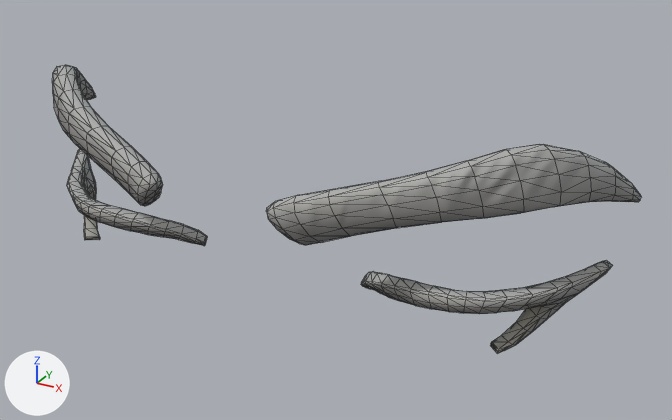
The glTF model assets/characters/hair/Eyebrows_Female.gltf: old version first, new version second.
One viewpoint serves both versions: a 50 mm camera at (0.088, -0.2061, 1.736) aimed at (0.0111, -0.0663, 1.6661). Lighting does not change. The marker at lower left points along +X, +Y and +Z. The picture after the commit comes second. Mesh edges are drawn as thin lines. Vertices at exactly the same position are counted once.

The older version as bpy lines, for what is in view:
```python
mat_mi_hair_2 = bpy.data.materials.new('MI_Hair_2')
mat_mi_hair_2.use_nodes = True; mat_mi_hair_2.node_tree.nodes.clear()
_N = mat_mi_hair_2.node_tree.nodes; _L = mat_mi_hair_2.node_tree.links
n0 = _N.new('ShaderNodeBsdfPrincipled'); n0.name = 'Principled BSDF'
n0.inputs[2].default_value = 0.712  # 'Roughness'
n1 = _N.new('ShaderNodeOutputMaterial'); n1.name = 'Material Output'
n2 = _N.new('ShaderNodeMix'); n2.name = 'Mix'
n2.data_type = 'RGBA'
n2.blend_type = 'MULTIPLY'
n2.inputs[0].default_value = 1.0  # 'Factor'
n3 = _N.new('ShaderNodeVertexColor'); n3.name = 'Color Attribute'
n4 = _N.new('ShaderNodeTexImage'); n4.name = 'Image Texture'
n4.image = img_t_hair_2_basecolor
n5 = _N.new('ShaderNodeNormalMap'); n5.name = 'Normal Map'
n5.uv_map = 'UVMap'
n6 = _N.new('ShaderNodeTexImage'); n6.name = 'Image Texture.001'
n6.image = img_t_hair_2_normal
_L.new(n0.outputs[0], n1.inputs[0])  # 'BSDF' to 'Surface'
_L.new(n2.outputs[2], n0.inputs[0])  # 'Result' to 'Base Color'
_L.new(n3.outputs[0], n2.inputs[7])  # 'Color' to 'B'
_L.new(n4.outputs[0], n2.inputs[6])  # 'Color' to 'A'
_L.new(n5.outputs[0], n0.inputs[5])  # 'Normal' to 'Normal'
_L.new(n6.outputs[0], n5.inputs[1])  # 'Color' to 'Color'
me_eyebrows_female = bpy.data.meshes.new('Eyebrows_Female')
me_eyebrows_female.from_pydata(...)  # 748 vertices, 1480 faces; spans x -0.063..0.063, y -0.0916..-0.0513, z 1.6493..1.6869
me_eyebrows_female.materials.append(mat_mi_hair_2)
ob_eyebrows_female = bpy.data.objects.new('Eyebrows_Female', me_eyebrows_female)
ob_eyebrows_female.location = (0.0, 0.0, 0.0)
```
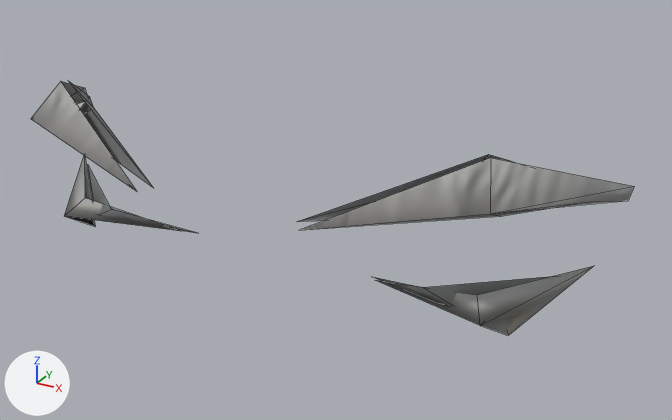
What differs and where, as boxes [x1, y1, x2, y2] in the pictures (672 x 420 px):
'Eyebrows_Female', recoloured, reshaped (12% shorter): before [52, 65, 642, 353]; after [31, 81, 634, 335]
part 1 of me_eyebrows_female, rebuilt (14% narrower, 26% shorter): before [361, 260, 613, 353]; after [376, 266, 593, 335]
part 2 of me_eyebrows_female, rebuilt (17% narrower, 22% shorter): before [67, 149, 207, 246]; after [64, 156, 180, 231]
part 3 of me_eyebrows_female, rebuilt (22% shorter): before [52, 65, 163, 206]; after [31, 81, 136, 191]
part 4 of me_eyebrows_female, rebuilt (11% narrower, 28% shorter): before [266, 144, 642, 245]; after [300, 158, 634, 230]
part 5 of me_eyebrows_female, added: after [297, 154, 551, 305]
part 6 of me_eyebrows_female, added: after [69, 82, 196, 233]

What changed in the scene script:
```text
Change mat_mi_hair_2:
    remove n2 = _N.new('ShaderNodeMix'); n2.name = 'Mix'
    remove n2.data_type = 'RGBA'
    remove n2.blend_type = 'MULTIPLY'
    remove n2.inputs[0].default_value = 1.0  # 'Factor'
    remove n3 = _N.new('ShaderNodeVertexColor'); n3.name = 'Color Attribute'
    where n0 = _N.new('ShaderNodeBsdfPrincipled'); n0.name = 'Principled BSDF'
    where n4 = _N.new('ShaderNodeTexImage'); n4.name = 'Image Texture'
    remove _L.new(n2.outputs[2], n0.inputs[0])  # 'Result' to 'Base Color'
    remove _L.new(n3.outputs[0], n2.inputs[7])  # 'Color' to 'B'
    remove _L.new(n4.outputs[0], n2.inputs[6])  # 'Color' to 'A'
    add _L.new(n4.outputs[0], n0.inputs[0])  # 'Color' to 'Base Color'
Change me_eyebrows_female:
    verts and faces of me_eyebrows_female; kept vertices keep their numbers, new ones are numbered from 748
    remove me_eyebrows_female.from_pydata(...)  # 748 vertices, 1480 faces; spans x -0.063..0.063, y -0.0916..-0.0513, z 1.6493..1.6869
    add me_eyebrows_female.from_pydata(...)  # 48 vertices, 40 faces; spans x -0.0616..0.0616, y -0.089..-0.053, z 1.6512..1.6861
    me_eyebrows_female part 1: the loose piece of 212 vertices spanning x 0.0178..0.0607, y -0.0791..-0.0572, z 1.6493..1.6634 is rebuilt with 6 vertices and now spans x 0.0218..0.0579, y -0.0797..-0.0593, z 1.6512..1.6628
    me_eyebrows_female part 2: the loose piece of 212 vertices spanning x -0.0607..-0.0178, y -0.0791..-0.0572, z 1.6493..1.6634 is rebuilt with 6 vertices and now spans x -0.0579..-0.0218, y -0.0797..-0.0593, z 1.6512..1.6628
    me_eyebrows_female part 3: the loose piece of 162 vertices spanning x -0.063..-0.0113, y -0.0916..-0.0513, z 1.6691..1.6869 is rebuilt with 7 vertices and now spans x -0.0616..-0.0167, y -0.089..-0.053, z 1.6725..1.686
    me_eyebrows_female part 4: the loose piece of 162 vertices spanning x 0.0113..0.063, y -0.0916..-0.0513, z 1.6691..1.6869 is rebuilt with 7 vertices and now spans x 0.0167..0.0616, y -0.089..-0.053, z 1.6725..1.686
    me_eyebrows_female part 5
    add verts[748] = (0.0403, -0.076, 1.6576)
    add verts[749] = (0.0468, -0.0697, 1.6546)
    add verts[750] = (0.0362, -0.0769, 1.6583)  # pixel (435, 302)
    add verts[751] = (0.0197, -0.0685, 1.6553)
    add verts[752] = (0.0339, -0.0778, 1.6612)  # pixel (422, 287)
    add verts[753] = (0.0552, -0.0614, 1.6615)
    add verts[754] = (0.0395, -0.0739, 1.6805)
    add verts[755] = (0.0149, -0.0866, 1.6726)  # pixel (296, 221)
    add verts[756] = (0.0434, -0.0761, 1.6861)  # pixel (488, 154)
    add verts[757] = (0.0455, -0.0755, 1.6763)
    add verts[758] = (0.0603, -0.0531, 1.6742)
    add faces += [(748, 749, 750), (748, 750, 751), (748, 752, 753), (748, 751, 752), (748, 753, 749), (754, 755, 756)]
    add faces += [(754, 757, 755), (754, 758, 757), (754, 756, 758)]
    me_eyebrows_female part 6
    add verts[759] = (-0.0402, -0.076, 1.6576)
    add verts[760] = (-0.0197, -0.0685, 1.6553)
    add verts[761] = (-0.0395, -0.0766, 1.6583)  # pixel (95, 214)
    add verts[762] = (-0.0552, -0.0614, 1.6615)  # pixel (87, 164)
    add verts[763] = (-0.0339, -0.0778, 1.6612)  # pixel (111, 209)
    add verts[764] = (-0.047, -0.0691, 1.6533)
    add verts[765] = (-0.0394, -0.0739, 1.6805)  # pixel (93, 107)
    add verts[766] = (-0.0434, -0.0761, 1.6861)  # pixel (67, 80)
    add verts[767] = (-0.0149, -0.0866, 1.6726)  # pixel (153, 188)
    add verts[768] = (-0.0455, -0.0755, 1.6763)
    add verts[769] = (-0.0603, -0.0531, 1.6742)  # pixel (89, 96)
    add faces += [(759, 760, 761), (759, 762, 763), (759, 761, 764), (759, 763, 760), (759, 764, 762), (765, 766, 767)]
    add faces += [(765, 767, 768), (765, 768, 769), (765, 769, 766)]
```
